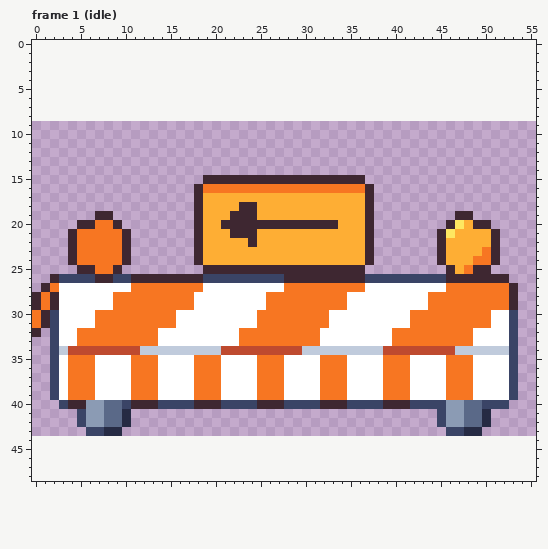
Two versions of one pixel-art file, art/depths/construction@88.aseprite. The picture above was drawn from the file before the commit.
56x35 pixels, 2 frames. Shown: frame 1 (idle). The old version is drawn lined up with the new one, on the new canvas. The commit also changed other frames, which this record leaves out.
After:
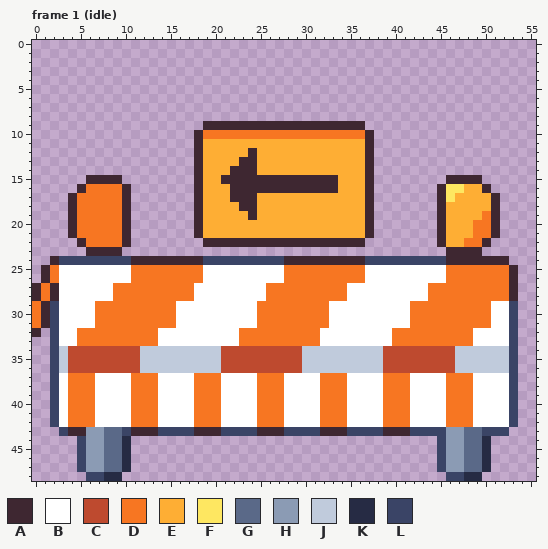
Palette (. is transparent): A #3e2731  B #ffffff  C #be4a2f  D #f77622  E #feae34  F #fee761  G #5a6988  H #8b9bb4  J #c0cbdc  K #262b44  L #3a4466
The edit:
canvas 56x35 -> 56x49, the old top-left corner now at 0,9
Changed rows in their new state; - is an unchanged pixel.
Frame 1 (idle):
first column x 0:
 9 -------------------AAAAAAAAAAAAAAAAAA-----------------
10 ------------------ADDDDDDDDDDDDDDDDDDA----------------
11 ------------------AEEEEEEEEEEEEEEEEEEA----------------
12 ------------------AEEEEEAEEEEEEEEEEEEA----------------
13 ------------------AEEEEAAEEEEEEEEEEEEA----------------
14 ------------------AEEEAAAEEEEEEEEEEEEA----------------
15 ------AAAA--------AEE-------------EEEA--------AAAA----
16 -----ADDDDA--------EEEAAAAAAAAAAAAEEE--------AFFEEA---
17 ----ADDDDDA-----------AAA--------------------AFEEEEA--
18 ----ADDDDDA----------------------------------AEEEEEA--
19 ----ADDDDDA-----------EE---------------------AEEEEDA--
20 ----ADD--DA----------EEEEEEEEEEEEE-----------AEE-DDA--
21 ----------------------EEE---------------------E--DD---
22 ----.A------------.AAAAA-AAAAAAAAAAAA.----------DDA.--
23 ----..AAAA.-------....................-------.AAAA..--
24 --ALLLLLLLLAAAAAAA-LLLLLLLLLAAAAAAAAALLLLLLLLLAAAAA-A-
25 -ADBBBBBBBBDDDDDDDDBBBBBBBBBDDDDDDDDDBBBBBBBBBDD-DDDDA
26 -ADBBBBBBBBDDDDDDDDBBBBBBBBBDDDDDDDDDBBBBBBBBBDDDDDDDA
27 ADA------DD-------B-------DD-------BB-------DD--------
29 DAL----DD-------BB-------D-------BB-------DD-------BBL
first column x 3:
35 JCCCCCCCCJJJJJJJJJCCCCCCCCCJJJJJJJJJCCCCCCCCJJJJJJ
36 JCCCCCCCCJJJJJJJJJCCCCCCCCCJJJJJJJJJCCCCCCCCJJJJJJ
first column x 2:
40 LBDDDBBBBDDDBBBBDDDBBBBDDDBBBBDDDBBBBDDDBBBBDDDBBBBL
41 LBDDDBBBBDDDBBBBDDDBBBBDDDBBBBDDDBBBBDDDBBBBDDDBBBBL
42 LBDDDBBBBDDDBBBBDDDBBBBDDDBBBBDDDBBBBDDDBBBBDDDBBBBL
43 -LAAHHGGLAAALLLLAAALLLLAAALLLLAAALLLLAAALLLLHHGGLLL-
44 ---LHHGGK----------------------------------LHHGGK---
45 ---LHHGGK----------------------------------LHHGGK---
46 ---LHHGGK----------------------------------LHHGGK---
47 ---LHHGGK----------------------------------LHHGGK---
48 ----LLKK------------------------------------LLKK----
Pixel boxes of the changes (left, top, right, bottom) in both pictures:
changed: (32, 121, 518, 310)
changed: (50, 355, 518, 481)
